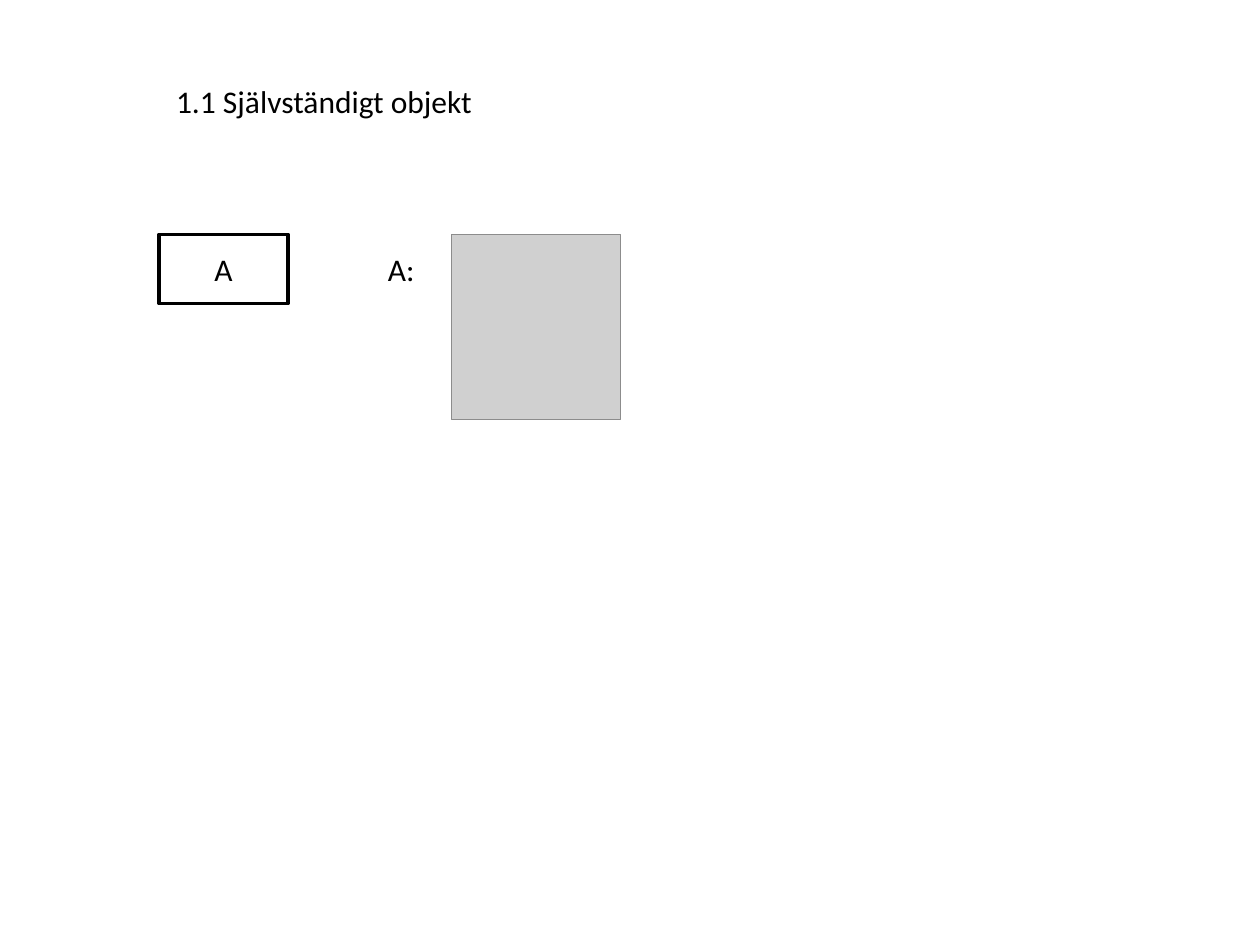
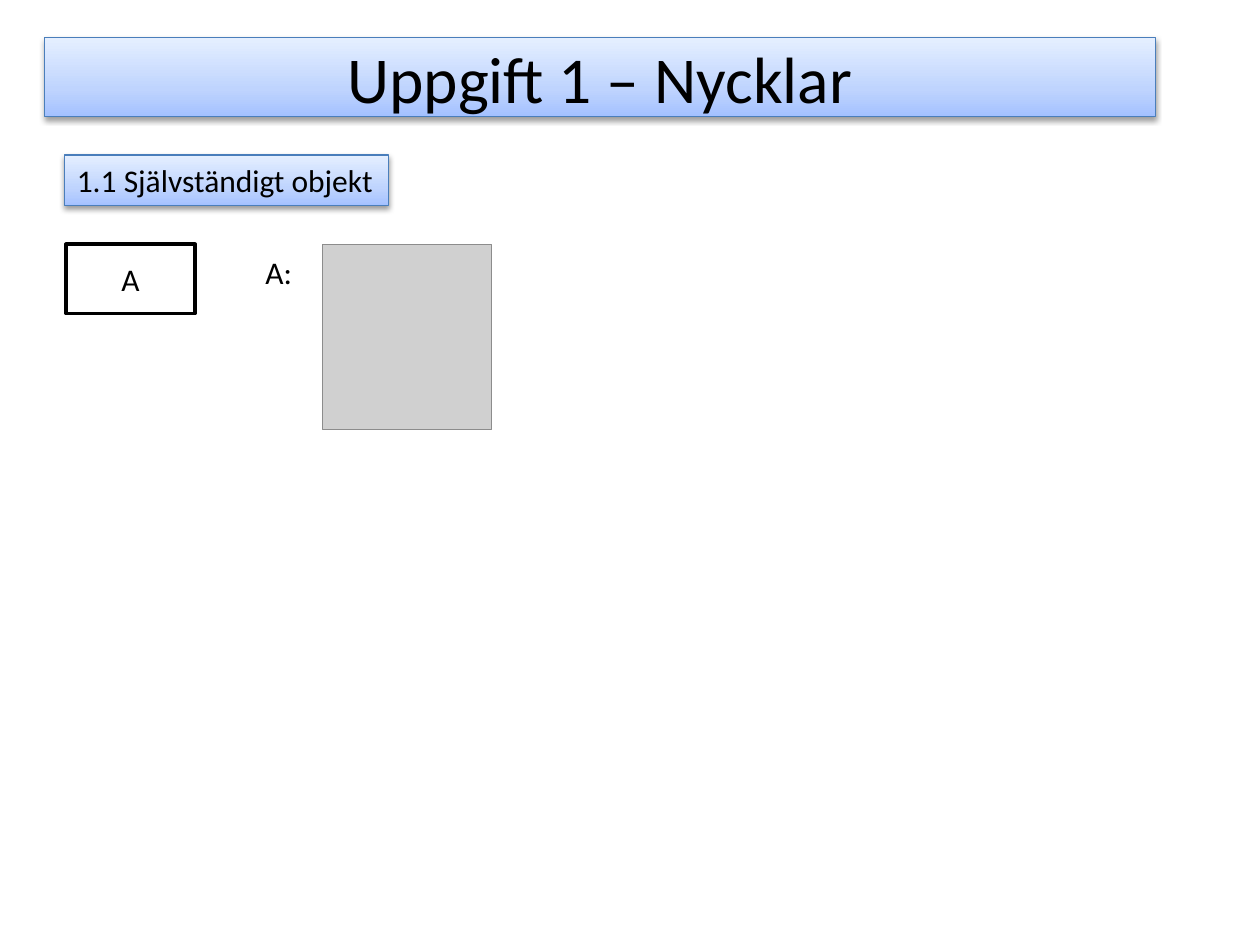
Before and after one commit to ed222an/Databasteknik, a slide deck: slide 2 of Labb 1/Laboration1.pptx. Drawn at 1260x945 pixels with LibreOffice and Linux fonts; fonts in the diff are those of the drawing; grey boxes stand for pictures. Boxes give left, top, right and bottom in pixels: in the first picture for what was removed or moved away, otherwise in the second. Text is boxed around its words. In the diff, an @@ line names an element or a change of style, - is before the commit and + after.

```diff
--- a/Labb 1/Laboration1.pptx
+++ b/Labb 1/Laboration1.pptx
@@ rectangle added at bbox=[44, 38, 1155, 116], fill gradient #A4C4FF to #BFD4FF to #E6EEFF, outline #4B7EBC 0.75 pt, 37.4 pt, text #000000 @@
+Uppgift 1 – Nycklar
@@ rectangle "1.1 Självständigt objekt": place and size @@
-rectangle "1.1 Självständigt objekt" at bbox=[176, 91, 472, 119]
+rectangle "1.1 Självständigt objekt" at bbox=[64, 155, 388, 205]
@@ rectangle "1.1 Självständigt objekt" at bbox=[64, 155, 388, 205]: fill none to gradient #A4C4FF to #BFD4FF to #E6EEFF; outline none to #4B7EBC 0.75 pt; shadow on @@
@@ picture removed at bbox=[451, 234, 620, 420] @@
@@ rectangle "A": place and size @@
-rectangle "A" at bbox=[159, 234, 287, 304]
+rectangle "A" at bbox=[66, 244, 194, 314]
@@ text "A:": place and size @@
-text "A:" at bbox=[388, 260, 415, 282]
+text "A:" at bbox=[265, 263, 292, 285]
@@ picture added at bbox=[323, 244, 491, 430] @@
```
Also in this commit, not shown: 5 other slides changed, 1 slide added.
